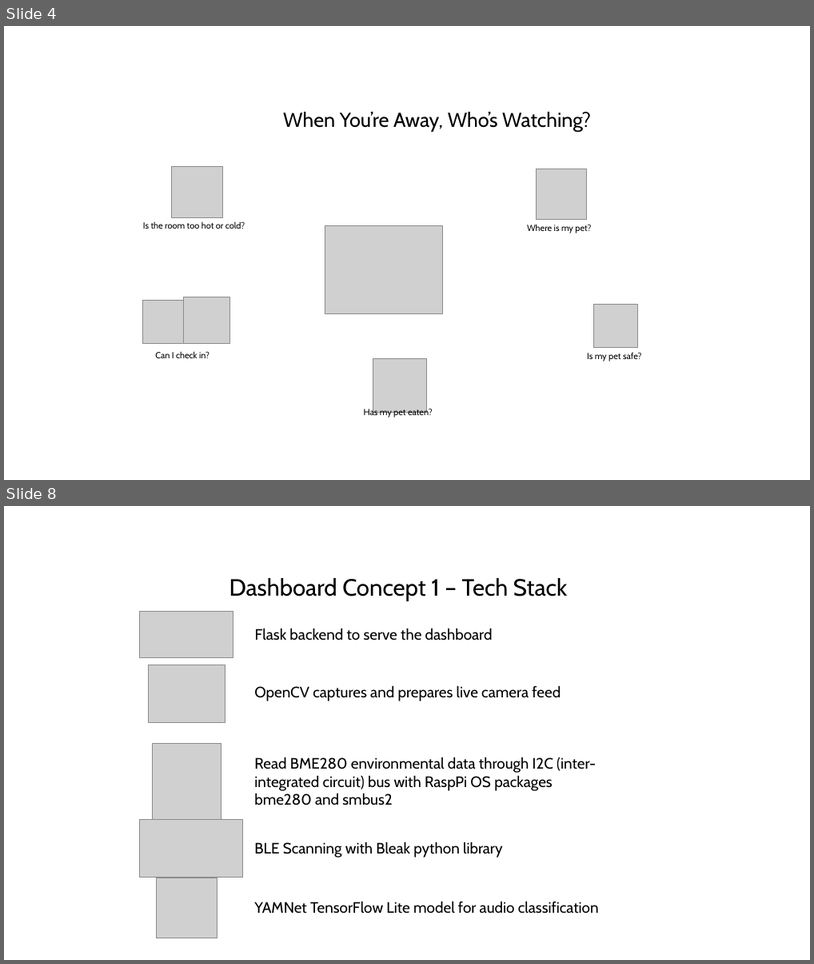
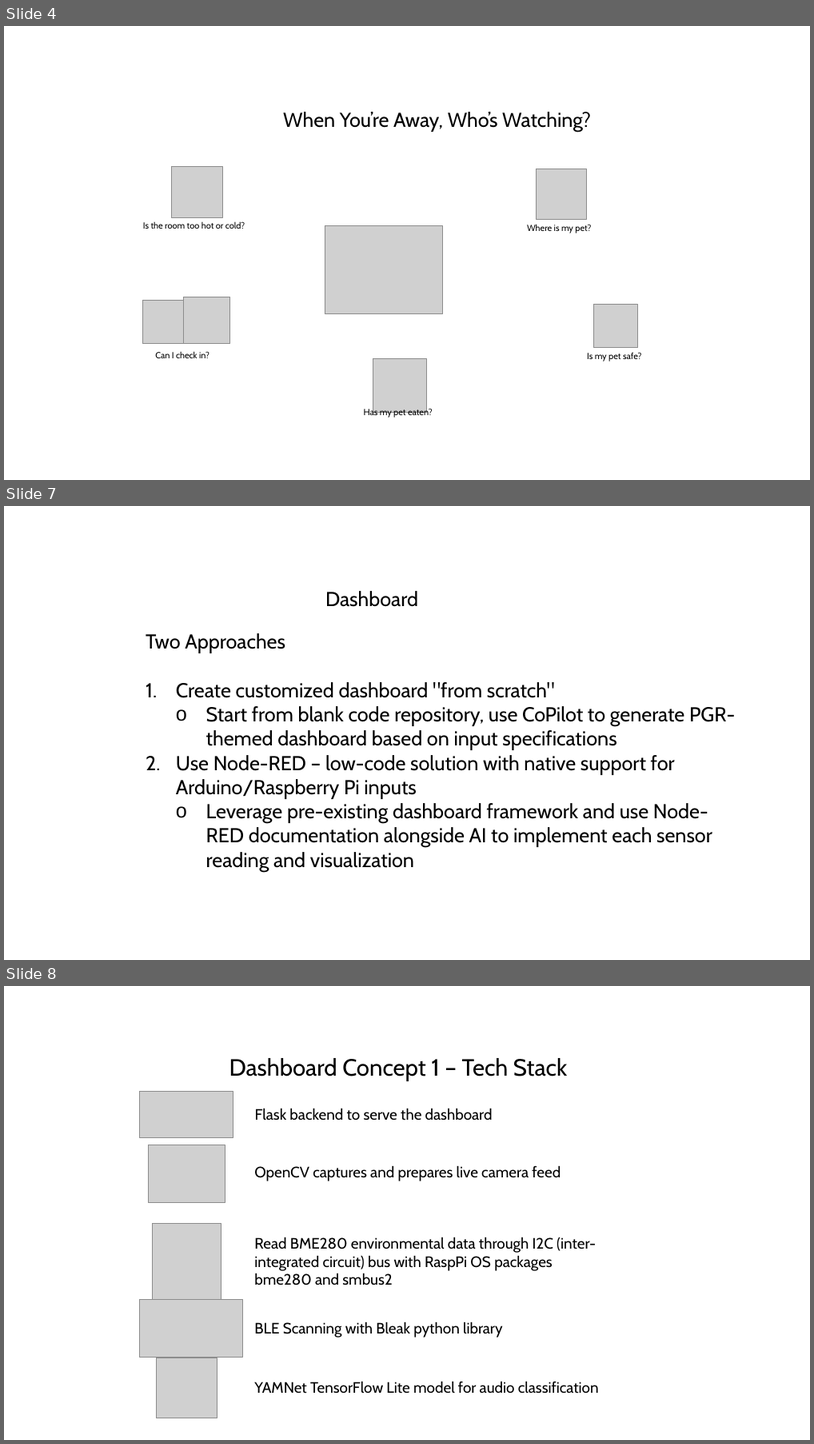
Before and after one commit to leftovers-codejelly/petguardian-nodered, a slide deck: Documentation/TheLeftovers_v1_ian.pptx. Shown one above the other, each under a label of ours: slides 4 and 8 before the commit, slides 4, 7 and 8 after it; the slides between them are not shown. The pictures are 814x964 and 814x1444 pixels, drawn with LibreOffice and Linux fonts; fonts in the diff are those of the drawing; grey boxes stand for pictures; background and template pictures are left out. Boxes give left, top, right and bottom in pixels: in the first picture for what was removed or moved away, otherwise in the second. Text is boxed around its words. In the diff, an @@ line names an element or a change of style, - is before the commit and + after.

```diff
--- a/Documentation/TheLeftovers_v1_ian.pptx
+++ b/Documentation/TheLeftovers_v1_ian.pptx
@@ slide 7 added at [4, 506, 810, 960], background picture (left out) @@
@@ text added at [326, 591, 418, 607], 24 pt, text #000000 @@
+Dashboard
@@ text added at [146, 633, 735, 872], 24 pt, text #000000 @@
+Two Approaches
+1. Create customized dashboard "from scratch"
+  o Start from blank code repository, use CoPilot to generate PGR-themed dashboard based on input specifications
+2. Use Node-RED – low-code solution with native support for Arduino/Raspberry Pi inputs
+  o Leverage pre-existing dashboard framework and use Node-RED documentation alongside AI to implement each sensor reading and visualization
```
Also in this commit, not shown: 2 slides changed, 1 other slide added, 1 slide removed.
